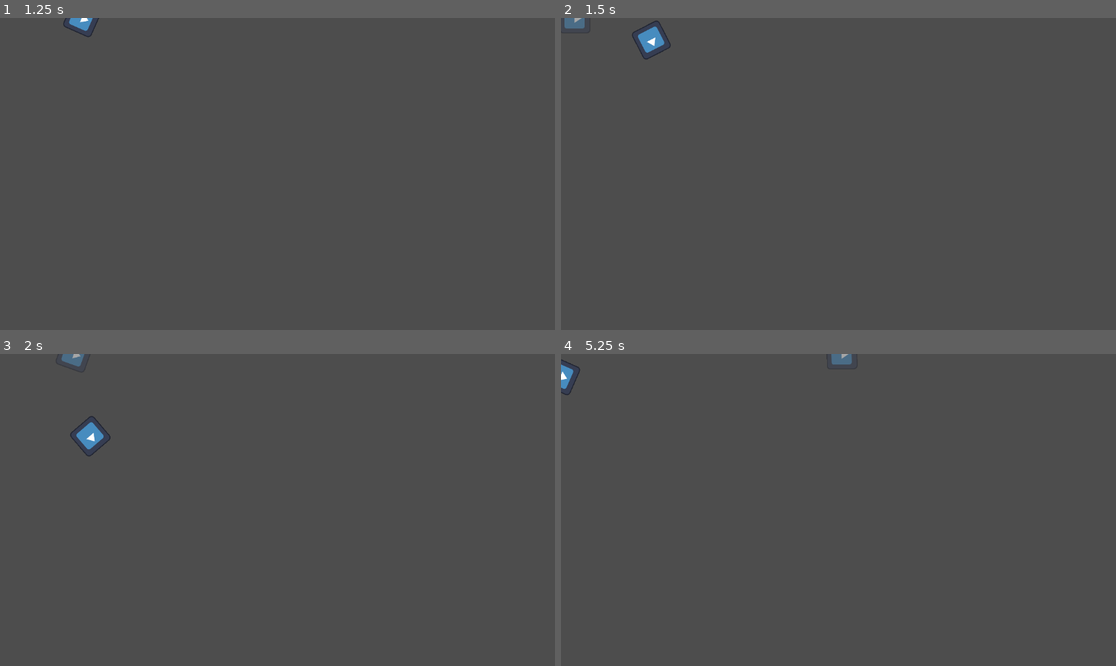
Above: before the commit, frames 1-4 (two rows, left to right).
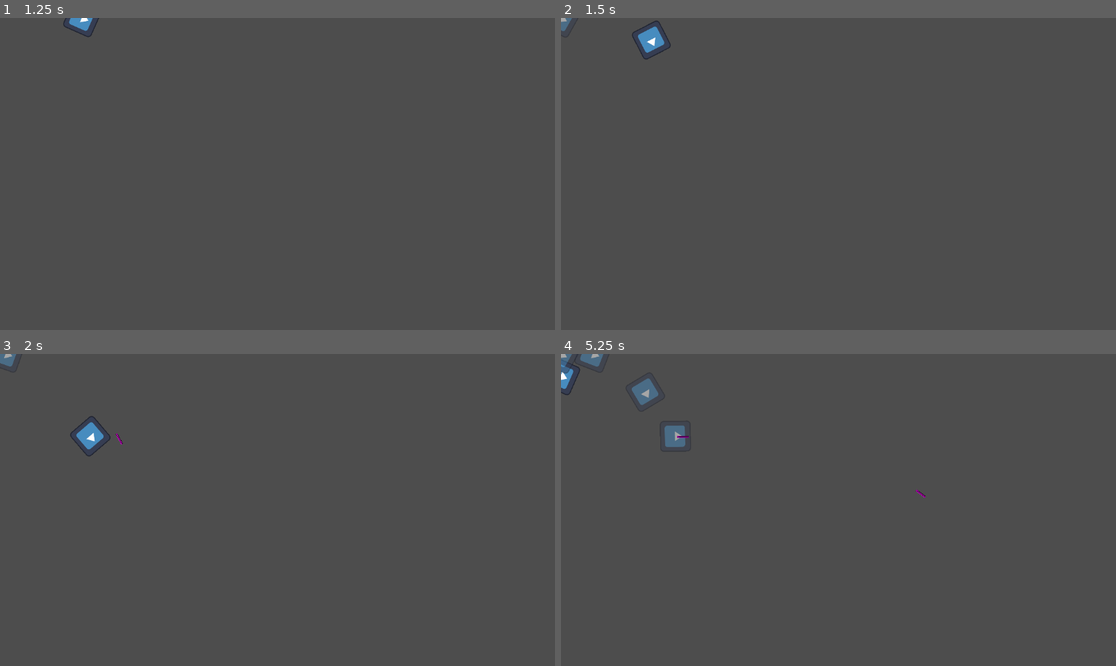
Above: after the commit, the same moments.

Repository: NovaTome/ntgamejam2025
Game: Godot game, scene res://Scenes/root.tscn
The game is run twice, just before and just after one commit, with the same random seed, the same clock (stepped at 60 frames per second) and the same inputs. The engine's default icon, where the game draws it, is replaced by a stand-in: a white triangle on a blue panel in a dark square.
Inputs (mouse positions are in pixels of both pictures, inside the frame that each line leads up to):
- Up to frame 1 (1.25 s): tap Enter at 0.5 s; move the mouse to (399, 158) at 0.52 s; hold D (right) from 0.53 s (still down); hold X (spawn) from 0.53 s (still down); tap Space (fire) at 0.6 s
- Up to frame 2 (1.5 s): move the mouse to (727, 189) at 1.27 s; release D (right) at 1.28 s; release X (spawn) at 1.28 s; hold S (down) from 1.28 s (still down); tap X (spawn) at 1.35 s
- Up to frame 3 (2 s): keep holding S (down); tap Space (fire) at 1.55 s
- Up to frame 4 (5.25 s): move the mouse to (894, 441) at 2.02 s; release S (down) at 2.03 s; hold D (right) 2.03-2.78 s; hold X (spawn) 2.03-2.78 s; tap Space (fire) at 2.1, 3.05, 3.6, 4.55, 5.1 s; move the mouse to (810, 572) at 2.77 s; hold W (up) 2.78-3.53 s; tap X (spawn) at 2.85, 4.35 s; move the mouse to (1005, 556) at 3.52 s; hold X (spawn) 3.53-4.28 s; hold A (left) 3.53-5.03 s; move the mouse to (672, 463) at 4.27 s; move the mouse to (866, 510) at 5.02 s; hold S (down) from 5.03 s (still down); hold X (spawn) from 5.03 s (still down)

Frame 1 is identical in both runs. In frame 2, 0.1% of the frame differs, in the area x 0-5%, y 0-5%; in frame 3, 0.2%; in frame 4, 0.8%, in the area x 0-66%, y 0-47%.

Commit message:
Add handling for projectiles

Diff:
--- a/Scenes/Entities/ghost.tscn
+++ b/Scenes/Entities/ghost.tscn
@@ -8,7 +8,7 @@
 size = Vector2(62, 65)
 
 [node name="GhostPath" type="CharacterBody2D"]
-collision_layer = 0
+collision_layer = 2
 script = ExtResource("1_e3r4w")
 
 [node name="Sprite2D" type="Sprite2D" parent="."]
--- a/Scenes/Entities/player.tscn
+++ b/Scenes/Entities/player.tscn
@@ -8,7 +8,7 @@
 size = Vector2(55, 56)
 
 [node name="Player" type="CharacterBody2D"]
-collision_layer = 0
+collision_layer = 2
 script = ExtResource("1_cvnsp")
 
 [node name="Sprite2D" type="Sprite2D" parent="."]
--- /dev/null
+++ b/Scenes/Entities/projectile.tscn
@@ -0,0 +1,21 @@
+[gd_scene load_steps=4 format=3 uid="uid://b3ifmidv1nnnd"]
+
+[ext_resource type="Script" uid="uid://bjiyjwr67sve4" path="res://Scripts/Entities/projectile.gd" id="1_apwt2"]
+
+[sub_resource type="PlaceholderTexture2D" id="PlaceholderTexture2D_5cjvl"]
+size = Vector2(24, 4)
+
+[sub_resource type="RectangleShape2D" id="RectangleShape2D_5iamj"]
+size = Vector2(24, 4)
+
+[node name="Projectile" type="Area2D"]
+collision_mask = 3
+script = ExtResource("1_apwt2")
+
+[node name="Sprite2D" type="Sprite2D" parent="."]
+texture = SubResource("PlaceholderTexture2D_5cjvl")
+
+[node name="CollisionShape2D" type="CollisionShape2D" parent="."]
+shape = SubResource("RectangleShape2D_5iamj")
+
+[connection signal="body_entered" from="." to="." method="_on_body_entered"]
--- a/Scripts/DataStructures/command.gd
+++ b/Scripts/DataStructures/command.gd
@@ -1,12 +1,16 @@
 extends Resource
 class_name Command
 
+var executor:CharacterBody2D
 @export var startTick:int = 0 #The tick from start of life in which the collection of inputs started
 @export var endTick:int = 0 #The last tick in which this collection of inputs were processed
 @export var inputs:Array[String] = [] #What inputs were being pressed at this time
 @export var rotations:Array[Dictionary] = []
+var pos:Vector2 = Vector2.ZERO
+var singleUse:bool = false
 
-func _init(start:int = 0, end:int = 0, _inputs:Array[String] = [], _rotations:Array[Dictionary] = []) -> void:
+func _init(_executor:CharacterBody2D, start:int = 0, end:int = 0, _inputs:Array[String] = [], _rotations:Array[Dictionary] = []) -> void:
+	executor = _executor
 	startTick = start
 	endTick = end
 	inputs = _inputs
--- a/Scripts/Entities/command_node.gd
+++ b/Scripts/Entities/command_node.gd
@@ -1,5 +1,7 @@
 extends Node
 class_name CommandNode
+
+signal firedShot(who:CharacterBody2D,pos:Vector2)
 
 @export var character:CharacterBody2D
 
@@ -8,10 +10,11 @@
 		if get_parent() is CharacterBody2D: character = get_parent()
 		else: printerr("No CharacterBody assigned to Command Node!")
 
-func processMovement(movementInput:Array[String]) -> void:
+func processCommand(cmd:Command) -> void:
+	var manager:SelfManagement = character.get_parent()
 	character.movement_direction = Vector2.ZERO
-	for str:String in movementInput:
-		match str:
+	for i:String in cmd.inputs:
+		match i:
 			"up":
 				character.movement_direction.y = -1
 			"down":
@@ -20,11 +23,7 @@
 				character.movement_direction.x = -1
 			"right":
 				character.movement_direction.x = 1
-			_:
-				processCommand(str)
+			"fire":
+				if not cmd.singleUse: manager.fire_shot(character,cmd.pos)
 	character.movement_direction = character.movement_direction.normalized()
-
-func processCommand(str:String) -> void:
-	match str:
-		"fire":
-			pass
+	cmd.singleUse = true
--- a/Scripts/Entities/ghost.gd
+++ b/Scripts/Entities/ghost.gd
@@ -17,15 +17,15 @@
 	if commands.size() == 0:
 		printerr("Ghost has no commands!")
 		queue_free()
+	else:
+		for c:Command in commands:
+			c.executor = self
 
 func _process(delta: float) -> void:
 	movement_direction = Vector2.ZERO
 	var currentCommand:Command = commands.front()
 	if currentTicks < currentCommand.endTick: #Check if the top command should still be running
-		if currentCommand.hasMovementCommands(): command_node.processMovement(currentCommand.inputs) #Handle all movement
-		else:
-			for i:String in currentCommand.inputs:
-				command_node.processCommand(i) #Run through all inputs pressed at this time
+		command_node.processCommand(currentCommand)
 
 		var validRotations:Array[Dictionary] = currentCommand.rotations.filter(func(a): return a.tick == currentTicks)
 		if validRotations.size() != 0:
--- a/Scripts/Entities/player.gd
+++ b/Scripts/Entities/player.gd
@@ -21,23 +21,24 @@
 
 func _process_actions():
 
-	var actions:Array[String] = []
+	var command:Command = Command.new(self)
 
 	#Basic Movement
 	if Input.is_action_pressed("up"):
-		actions.append("up")
+		command.inputs.append("up")
 	if Input.is_action_pressed("down"):
-		actions.append("down")
+		command.inputs.append("down")
 	if Input.is_action_pressed("left"):
-		actions.append("left")
+		command.inputs.append("left")
 	if Input.is_action_pressed("right"):
-		actions.append("right")
-
-	command_node.processMovement(actions)
+		command.inputs.append("right")
 
 	# Actions
 	if Input.is_action_just_pressed("fire"):
-		command_node.processCommand("fire")
+		command.inputs.append("fire")
+		command.pos = get_global_mouse_position()
+
+	command_node.processCommand(command)
 
 # used for SelfManagement to record the fire action
 # sets to false after recorded
--- /dev/null
+++ b/Scripts/Entities/projectile.gd
@@ -0,0 +1,34 @@
+extends Area2D
+class_name Projectile
+
+signal hit(target)
+
+var destination:Vector2 = Vector2.ZERO
+var lastChange:Vector2 = Vector2.ZERO
+var shooter:CharacterBody2D
+
+@export var speed:float = 5.0
+
+func _ready() -> void:
+	if destination == Vector2.ZERO:
+		queue_free()
+		return
+	look_at(destination)
+
+func _process(delta: float) -> void:
+	var velocity = global_position.direction_to(destination).normalized() * speed
+	global_position += velocity
+	if global_position.distance_to(destination) <= 2 || abs(velocity.x) < 0.1 || lastChangeIsZero(velocity):
+		#print(velocity)
+		queue_free()
+	else: lastChange = velocity
+
+func lastChangeIsZero(change:Vector2) -> bool:
+	var deltaX = abs(lastChange.x + change.x)
+	var deltaY = abs(lastChange.y + change.y)
+	return deltaX < 0.01 && deltaY < 0.01
+
+func _on_body_entered(body: Node2D) -> void:
+	if body != shooter:
+		hit.emit(body)
+		queue_free()
--- a/Scripts/Managers/self_management.gd
+++ b/Scripts/Managers/self_management.gd
@@ -2,9 +2,9 @@
 extends Node2D
 
 @onready var player: Player = $Player
-@onready var player_path: Path2D = $PlayerPath
 
 @export var ghost_scene: PackedScene
+@export var projectile_scene:PackedScene = preload("res://Scenes/Entities/projectile.tscn")
 
 var bio:Array[Command] = []
 
@@ -35,7 +35,9 @@
 #Adds to the input array and logs it as a new command
 func addToInputArray(str:String) -> void:
 	if not inputs.has(str):
-		bio.append(Command.new(inputTickStart,currentTicks,inputs.duplicate(false),rotations.duplicate(false)))
+		var newCommand:Command = Command.new(player,inputTickStart,currentTicks,inputs.duplicate(false),rotations.duplicate(false))
+		if str == "fire": newCommand.pos = get_global_mouse_position()
+		bio.append(newCommand)
 		rotations.clear()
 		inputs.append(str)
 		inputTickStart = currentTicks
@@ -43,7 +45,9 @@
 #Removes from the input array and logs it as a new command
 func removeFromInputArray(str:String) -> void:
 	if inputs.has(str):
-		bio.append(Command.new(inputTickStart,currentTicks,inputs.duplicate(false), rotations.duplicate(false)))
+		var newCommand:Command = Command.new(player,inputTickStart,currentTicks,inputs.duplicate(false),rotations.duplicate(false))
+		if str == "fire": newCommand.pos = get_global_mouse_position()
+		bio.append(newCommand)
 		rotations.clear()
 		inputs.remove_at(inputs.find(str))
 		inputTickStart = currentTicks
@@ -56,8 +60,15 @@
 func spawn_ghost():
 	var new_ghost:Ghost = ghost_scene.instantiate()
 	new_ghost.commands = clone_bio()
-	player_path.add_child(new_ghost)
-	bio.clear()
+	add_child(new_ghost)
+	#bio.clear()
+
+func fire_shot(executor:CharacterBody2D, pos: Vector2) -> void:
+	var proj:Projectile = projectile_scene.instantiate()
+	proj.shooter = executor
+	proj.global_position = executor.global_position
+	proj.destination = pos
+	add_child(proj)
 
 # Debug method for creating ghosts
 func _unhandled_input(event):
Not shown, added: Scripts/Entities/projectile.gd.uid
